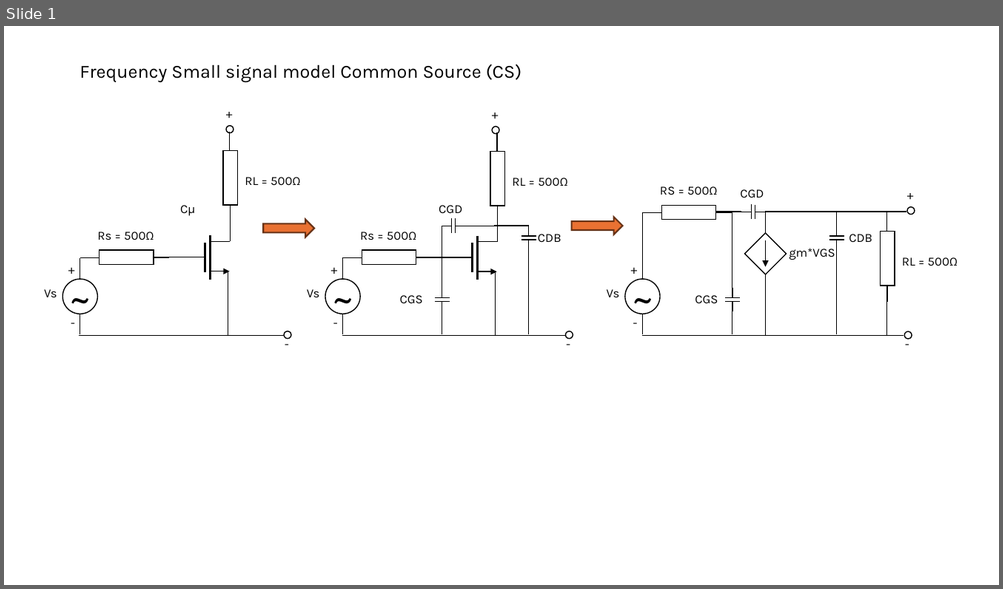
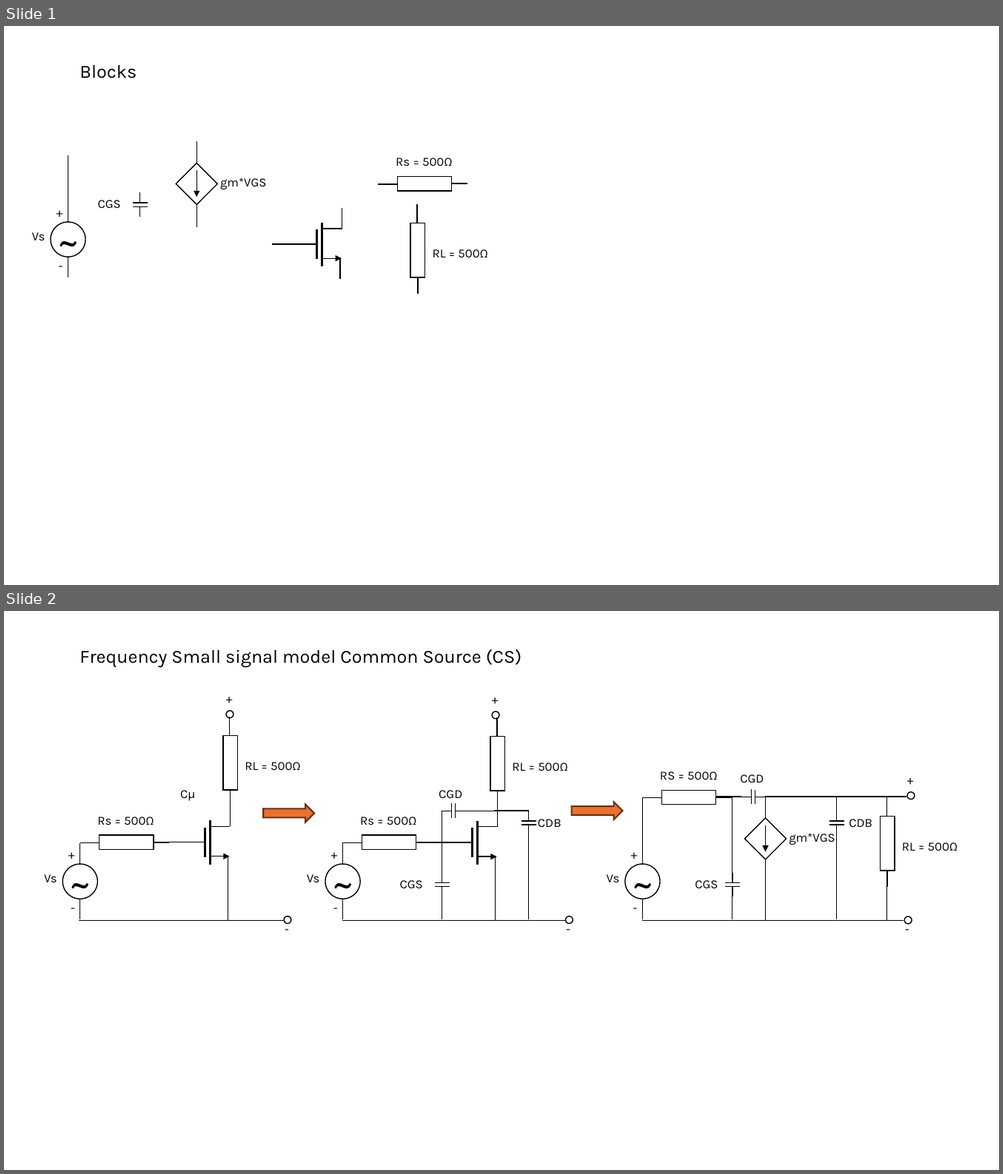
Before and after one commit to MhawnSendes/ESD4-412-Opgaveregning, a slide deck: Analog elektronik/examPrep/MOSFET/FrequencyResponse_Diagrams_MOSFET.pptx. Shown one above the other, each under a label of ours: slide 1 before the commit, slides 1 and 2 after it. The pictures are 1003x589 and 1003x1174 pixels, drawn with LibreOffice and Linux fonts; fonts in the diff are those of the drawing. Boxes give left, top, right and bottom in pixels: in the first picture for what was removed or moved away, otherwise in the second. Text is boxed around its words. In the diff, an @@ line names an element or a change of style, - is before the commit and + after.

Commit message:
Added building blocks on first slide :)

```diff
--- a/Analog elektronik/examPrep/MOSFET/FrequencyResponse_Diagrams_MOSFET.pptx
+++ b/Analog elektronik/examPrep/MOSFET/FrequencyResponse_Diagrams_MOSFET.pptx
@@ slide 1 added at box(4, 26, 999, 585), background #FFFFFF @@
@@ text added at box(79, 64, 136, 79), 18 pt, text #000000 @@
+Blocks
@@ group added at box(32, 156, 85, 278): 4 texts, 2 lines, 1 ellipse @@
+Vs
+~
++
+-
@@ group added at box(378, 158, 467, 191): 2 lines, 1 rectangle, 1 text @@
+Rs = 500Ω
@@ group added at box(176, 141, 266, 227): 2 lines, 1 rectangle, 1 arrow, 1 text @@
+gm*VGS
@@ group added at box(98, 193, 148, 217): 4 lines, 1 text @@
+CGS
@@ group added at box(272, 208, 342, 279): 6 lines, 1 arrow @@
@@ group added at box(410, 204, 487, 294): 2 lines, 1 rectangle, 1 text @@
+RL = 500Ω
@@ what was slide 1 is now slide 2 @@
```
Also in this commit, not shown: 2 other files.
